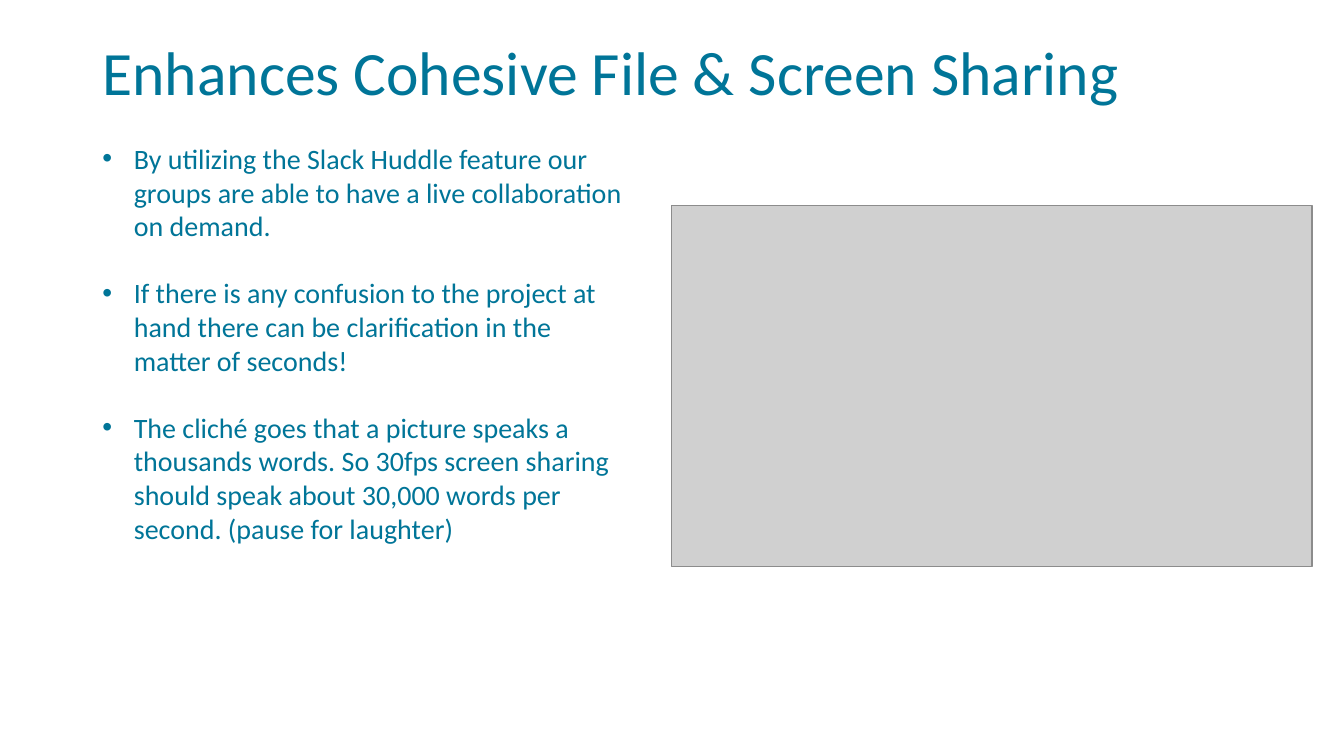
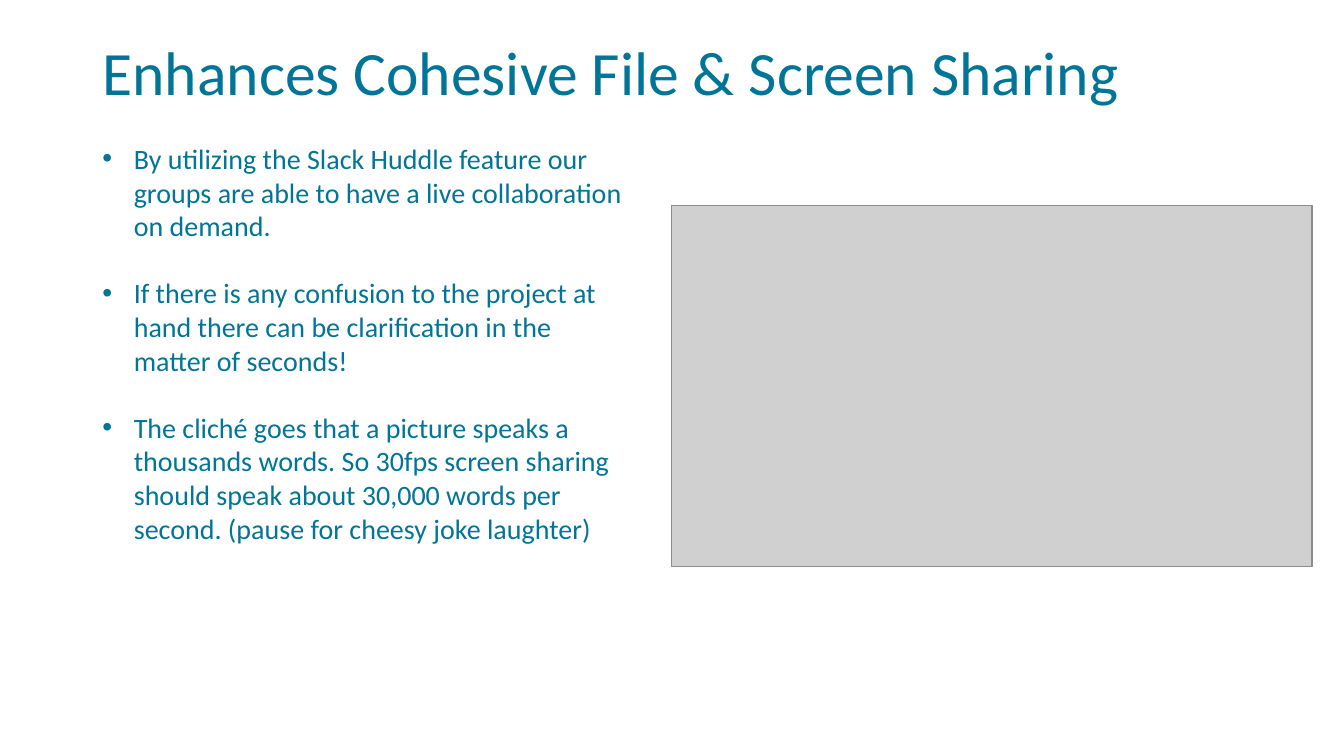
Before and after one commit to FSCJ-FacultyDev/HITEC2024, a slide deck: slide 19 of LeveragingSlackForStudentCollaboration.pptx. Drawn at 1344x756 pixels with LibreOffice and Linux fonts; fonts in the diff are those of the drawing; grey boxes stand for pictures; background and template pictures are left out. Boxes give left, top, right and bottom in pixels: in the first picture for what was removed or moved away, otherwise in the second. Text is boxed around its words. In the diff, an @@ line names an element or a change of style, - is before the commit and + after.

```diff
--- a/LeveragingSlackForStudentCollaboration.pptx
+++ b/LeveragingSlackForStudentCollaboration.pptx
@@ text at (x1=134, y1=418, x2=609, y2=544): text changed @@
-• The cliché goes that a picture speaks a thousands words. So 30fps screen sharing should speak about 30,000 words per second. (pause for laughter)
+• The cliché goes that a picture speaks a thousands words. So 30fps screen sharing should speak about 30,000 words per second. (pause for cheesy joke laughter)
```
Also in this commit, not shown: 2 other slides changed.
